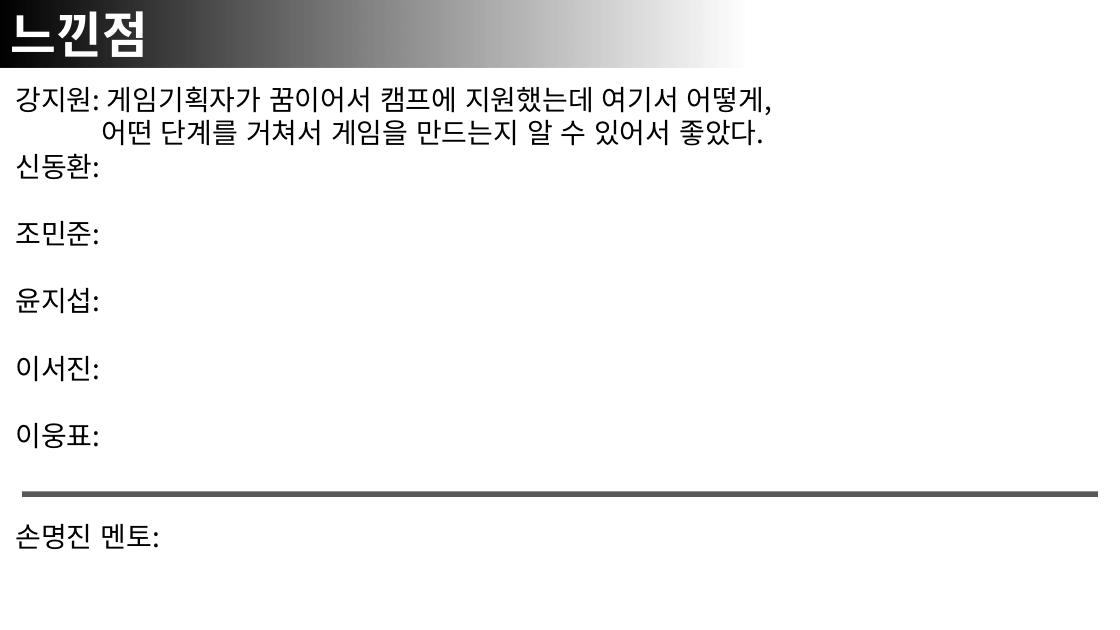
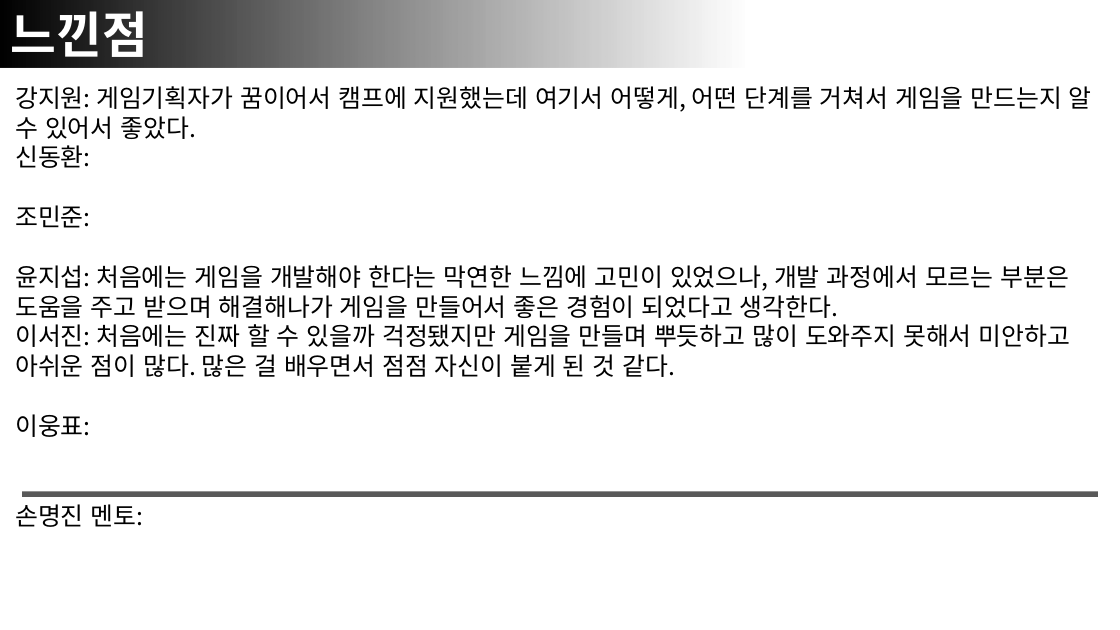
Before and after one commit to MyeonzinSon/RhythmFamily, a slide deck: slide 12 of 3조 발표자료.pptx. Drawn at 1120x630 pixels with LibreOffice and Linux fonts; fonts in the diff are those of the drawing. Boxes give left, top, right and bottom in pixels: in the first picture for what was removed or moved away, otherwise in the second. Text is boxed around its words. In the diff, an @@ line names an element or a change of style, - is before the commit and + after.

```diff
--- a/3조 발표자료.pptx
+++ b/3조 발표자료.pptx
@@ text at <box>15,86,1092,139</box>: text changed; size 18 to 16 pt @@
-강지원: 게임기획자가 꿈이어서 캠프에 지원했는데 여기서 어떻게,
-어떤 단계를 거쳐서 게임을 만드는지 알 수 있어서 좋았다.
+강지원: 게임기획자가 꿈이어서 캠프에 지원했는데 여기서 어떻게, 어떤 단계를 거쳐서 게임을 만드는지 알 수 있어서 좋았다.
@@ text at <box>15,145,144,527</box>: size 18 to 16 pt in "신동환:", "조민준:", "이웅표:", "손명진 멘토:" @@
@@ text at <box>15,265,1070,377</box>: text changed; size 18 to 16 pt @@
-윤지섭:
-이서진:
+윤지섭: 처음에는 게임을 개발해야 한다는 막연한 느낌에 고민이 있었으나, 개발 과정에서 모르는 부분은 도움을 주고 받으며 해결해나가 게임을 만들어서 좋은 경험이 되었다고 생각한다.
+이서진: 처음에는 진짜 할 수 있을까 걱정됐지만 게임을 만들며 뿌듯하고 많이 도와주지 못해서 미안하고 아쉬운 점이 많다. 많은 걸 배우면서 점점 자신이 붙게 된 것 같다.
```
Also in this commit, not shown: 16 other files.
